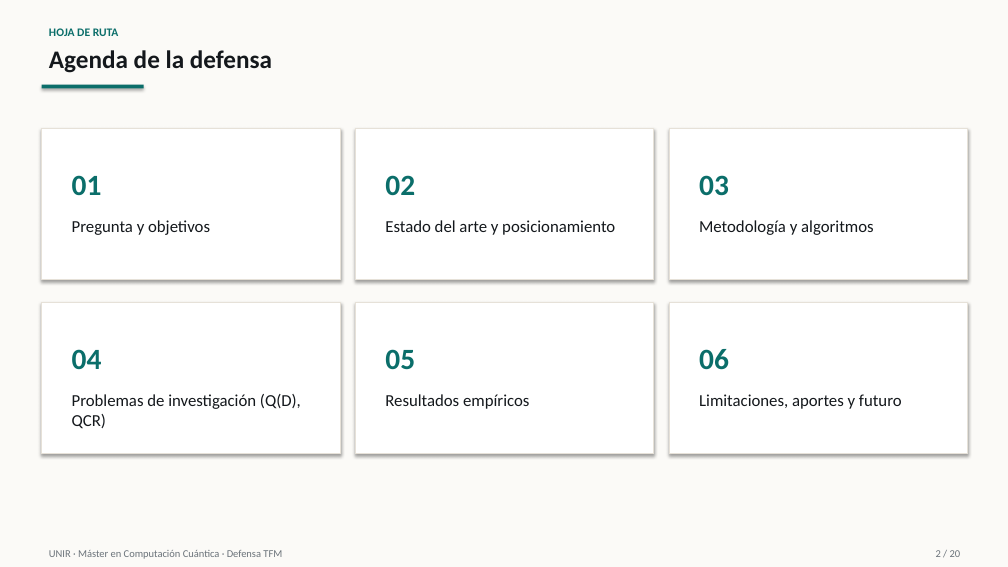
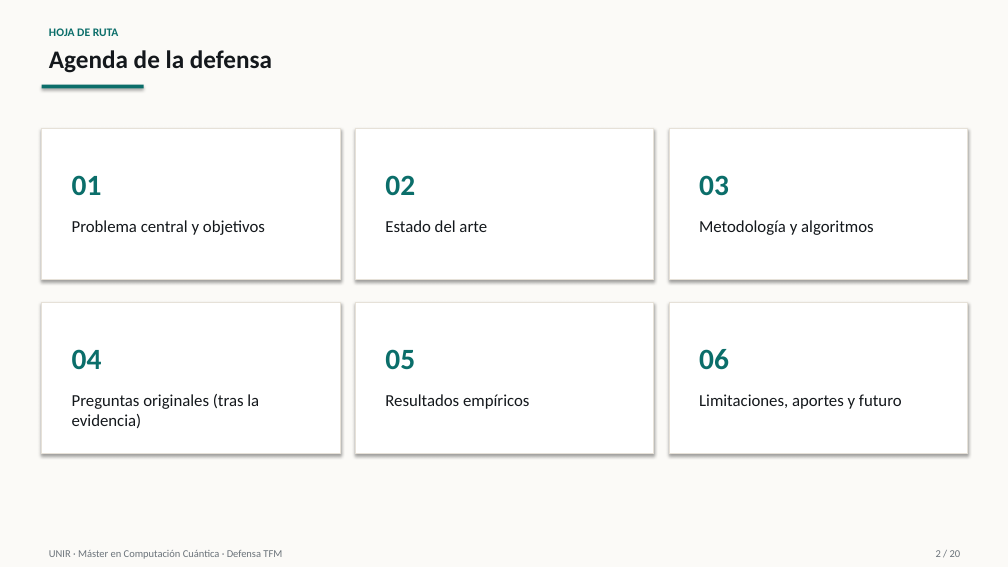
Before and after one commit to juandapradam12/OldUNIR-MasterQC-QuantumAdvantageInDataScienceOld, a slide deck: slide 2 of Entregas/Defensa/Defensa_TFM_QuantumAdvantage.pptx. Drawn at 1008x567 pixels with LibreOffice and Linux fonts; fonts in the diff are those of the drawing. Boxes give left, top, right and bottom in pixels: in the first picture for what was removed or moved away, otherwise in the second. Text is boxed around its words. In the diff, an @@ line names an element or a change of style, - is before the commit and + after.

```diff
--- a/Entregas/Defensa/Defensa_TFM_QuantumAdvantage.pptx
+++ b/Entregas/Defensa/Defensa_TFM_QuantumAdvantage.pptx
@@ text at bbox=[72, 220, 265, 235]: text changed @@
-Pregunta y objetivos
+Problema central y objetivos
@@ text at bbox=[385, 220, 487, 232]: text changed @@
-Estado del arte y posicionamiento
+Estado del arte
@@ text at bbox=[72, 394, 259, 428]: text changed @@
-Problemas de investigación (Q(D), QCR)
+Preguntas originales (tras la evidencia)
```
Also in this commit, not shown: 3 other slides changed, 1 other file.
